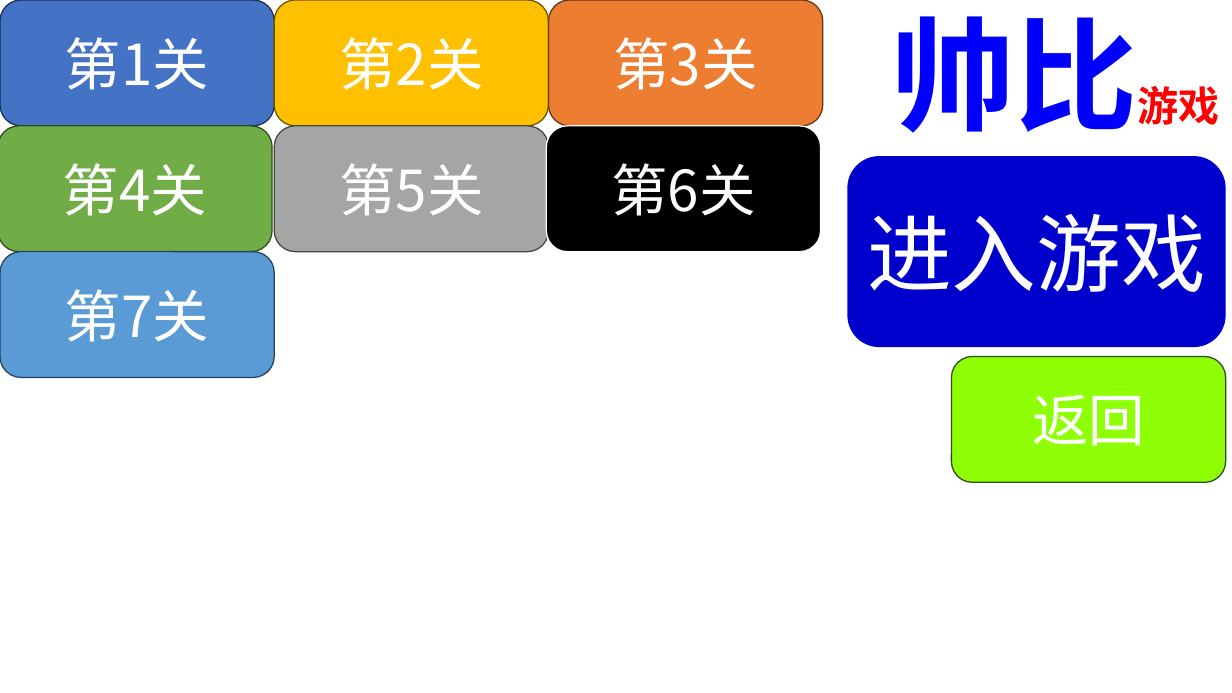
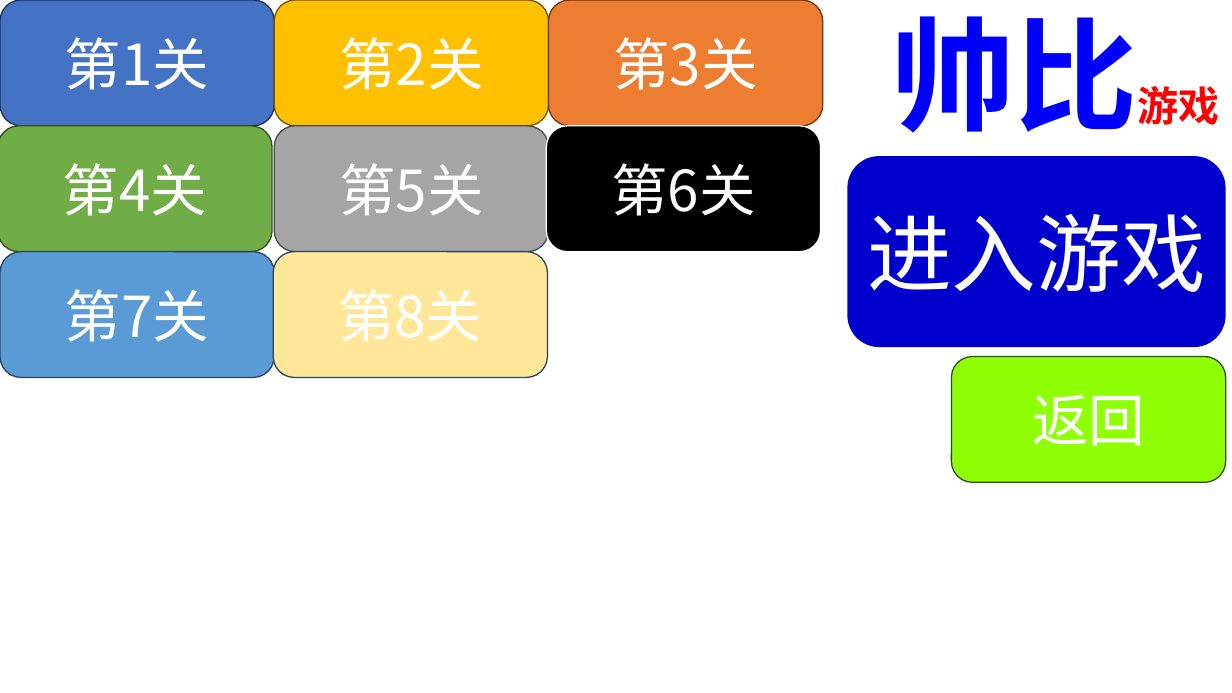
Before and after one commit to Jiaxuans/ShuaiBi-Game, a slide deck: slide 1 of fujian/按钮BUTTON.pptx. Drawn at 1232x693 pixels with LibreOffice and Linux fonts; fonts in the diff are those of the drawing. Boxes give left, top, right and bottom in pixels: in the first picture for what was removed or moved away, otherwise in the second. Text is boxed around its words. In the diff, an @@ line names an element or a change of style, - is before the commit and + after.

```diff
--- a/fujian/按钮BUTTON.pptx
+++ b/fujian/按钮BUTTON.pptx
@@ rounded rectangle added at [274, 251, 548, 377], fill #FFE699, outline #28445D 1 pt @@
```
Also in this commit, not shown: 1 other slide changed, 5 other files.
